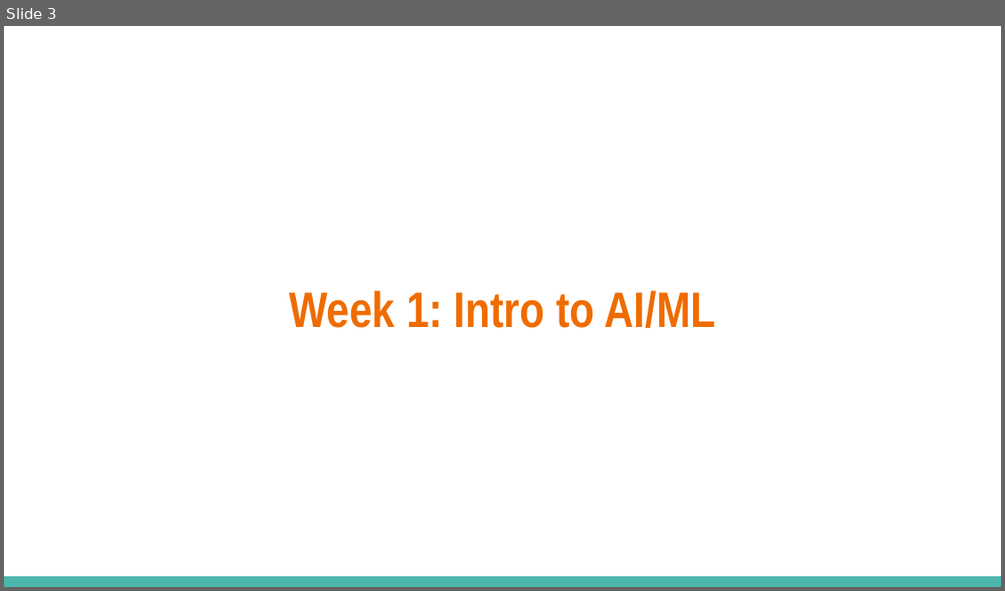
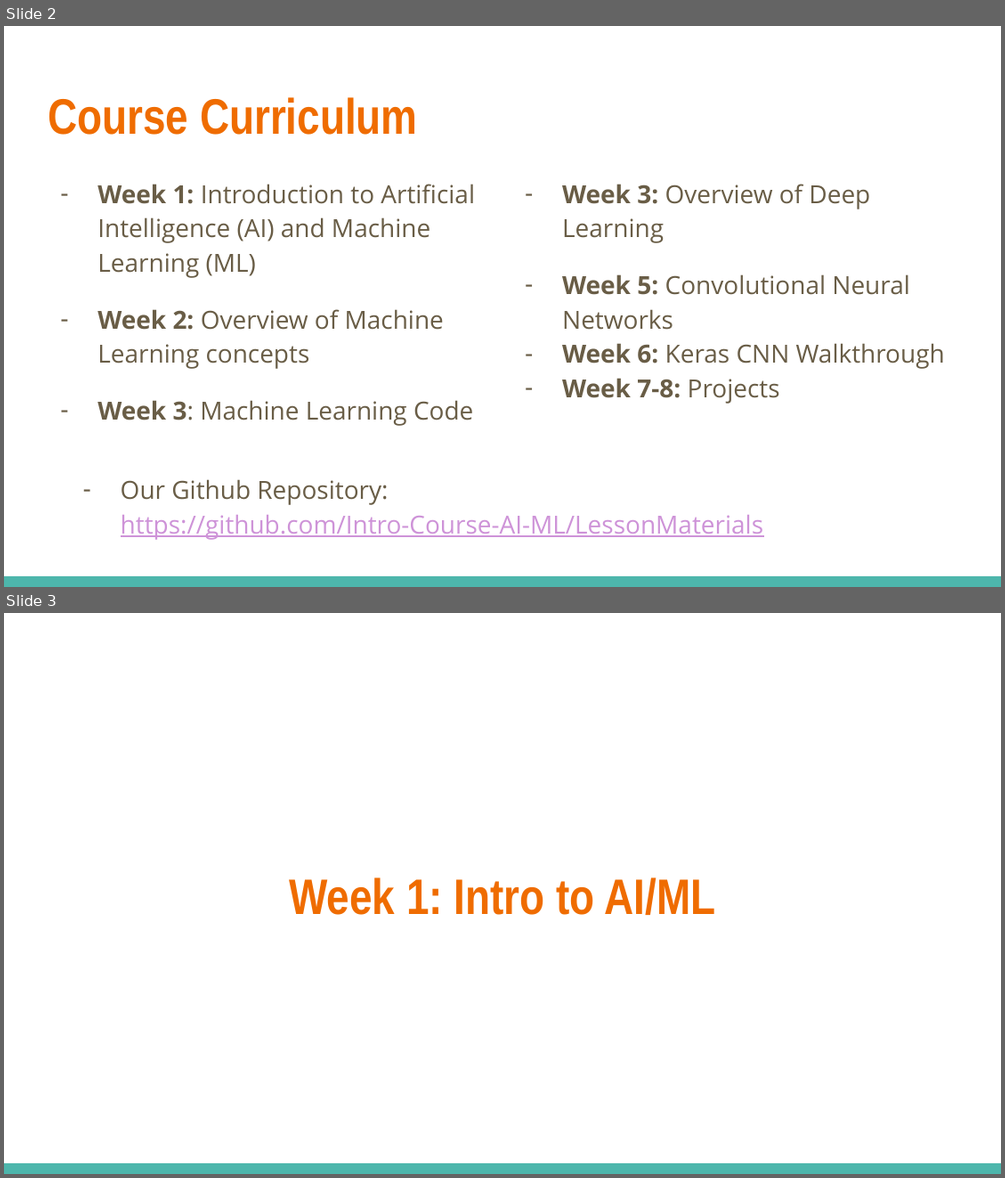
Before and after one commit to Intro-Course-AI-ML/LessonMaterials, a slide deck: 1_AI Course Presentation.pptx. Shown one above the other, each under a label of ours: slide 3 before the commit, slides 2 and 3 after it. The pictures are 1005x591 and 1005x1178 pixels, drawn with LibreOffice and Linux fonts; fonts in the diff are those of the drawing. Boxes give left, top, right and bottom in pixels: in the first picture for what was removed or moved away, otherwise in the second. Text is boxed around its words. In the diff, an @@ line names an element or a change of style, - is before the commit and + after.

```diff
--- a/1_AI Course Presentation.pptx
+++ b/1_AI Course Presentation.pptx
@@ slide 2 added at [4, 26, 1001, 587], background #FFFFFF; not listed: 1 template element that a slide beside it also shows @@
@@ title added at [48, 97, 418, 135], 36 pt, text #EF6C00, bold @@
+Course Curriculum
@@ text added at [97, 184, 475, 426], 18 pt, text #695D46 @@
+– Week 1: Introduction to Artificial Intelligence (AI) and Machine Learning (ML)
+– Week 2: Overview of Machine Learning concepts
+– Week 3: Machine Learning Code
@@ text added at [562, 184, 945, 403], 18 pt, text #695D46 @@
+– Week 3: Overview of Deep Learning
+– Week 5: Convolutional Neural Networks
+– Week 6: Keras CNN Walkthrough
+– Week 7-8: Projects
@@ text added at [121, 479, 763, 540], 18 pt, text #CE93D8, underline @@
+– Our Github Repository: https://github.com/Intro-Course-AI-ML/LessonMaterials
```
Also in this commit, not shown: 12 slides changed, 4 other slides added, 2 slides removed, 1 other file.
